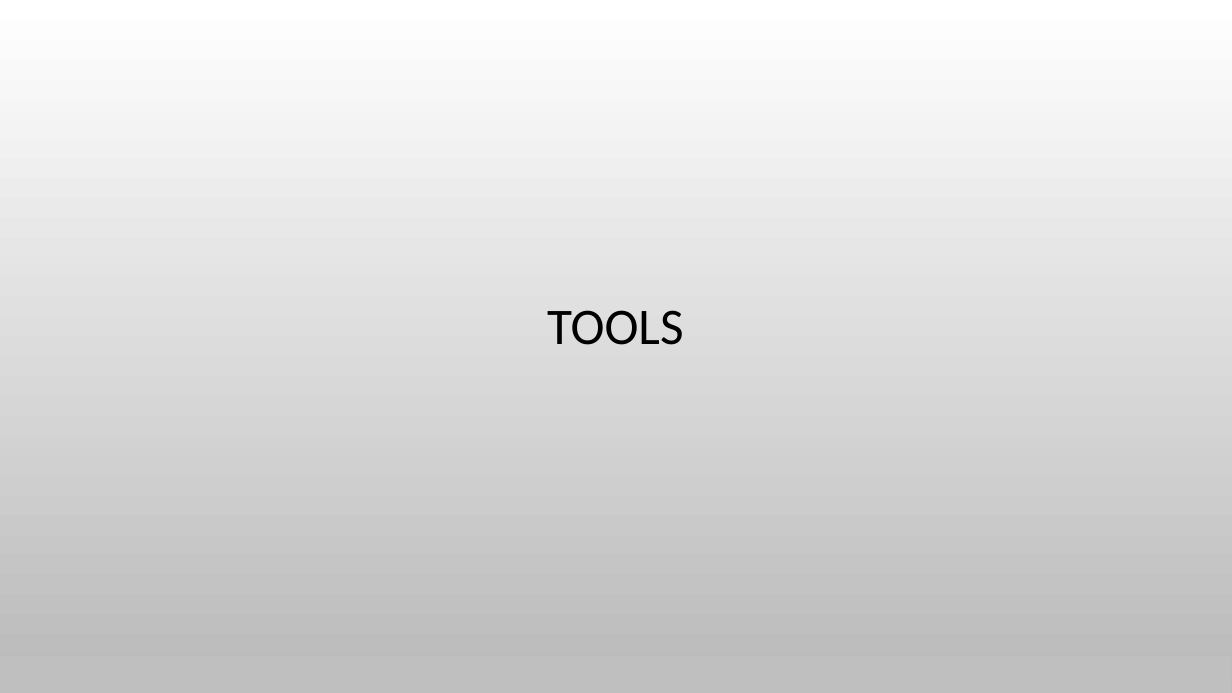
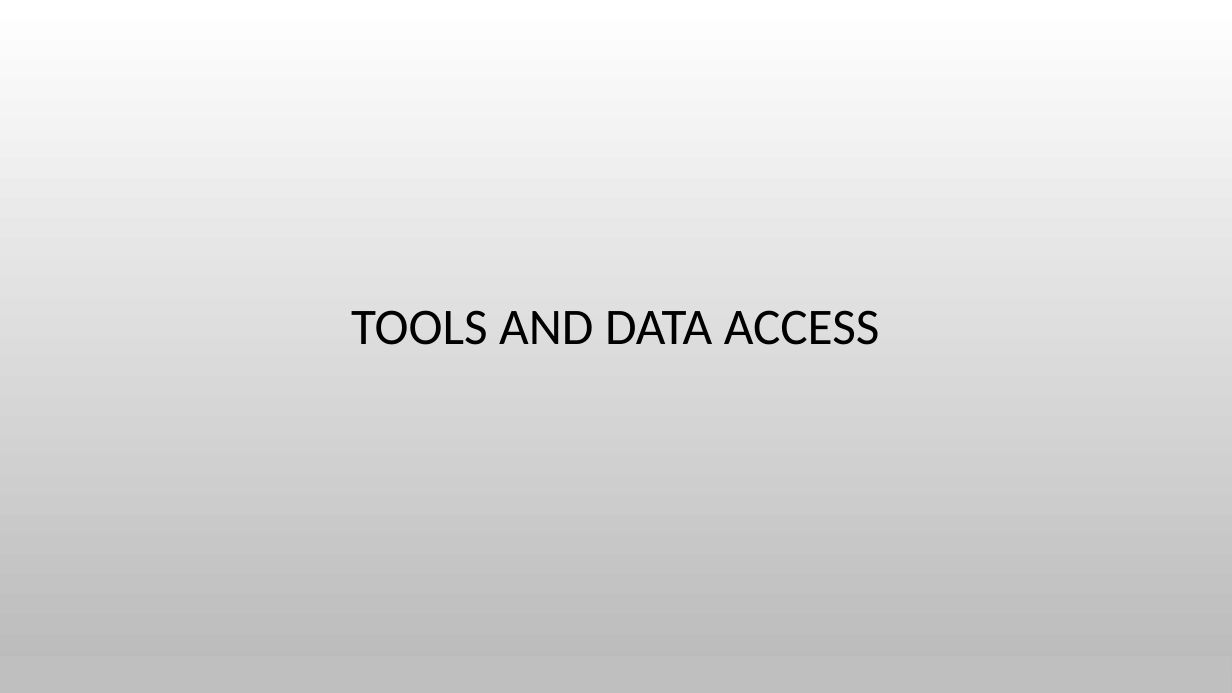
Before and after one commit to spietrek/spsdc2015, a slide deck: slide 23 of Building SPAs in SharePoint Using AngularJS.pptx (slide 15 before the commit). Drawn at 1232x693 pixels with LibreOffice and Linux fonts; fonts in the diff are those of the drawing; background and template pictures are left out. Boxes give left, top, right and bottom in pixels: in the first picture for what was removed or moved away, otherwise in the second. Text is boxed around its words. In the diff, an @@ line names an element or a change of style, - is before the commit and + after.

```diff
--- a/Building SPAs in SharePoint Using AngularJS.pptx
+++ b/Building SPAs in SharePoint Using AngularJS.pptx
@@ title at bbox=[351, 310, 880, 345]: text changed @@
-TOOLS
+TOOLS AND DATA ACCESS
```
Also in this commit, not shown: 14 other slides changed, 9 slides added, 3 slides removed.
